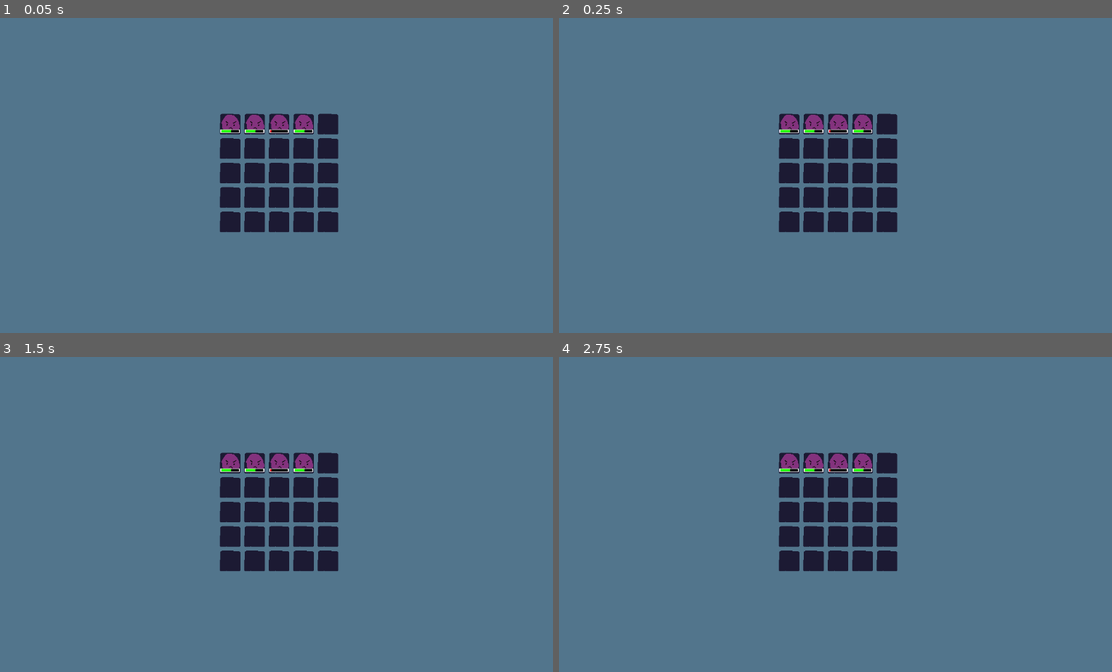
Above: before the commit, frames 1-4 (two rows, left to right).
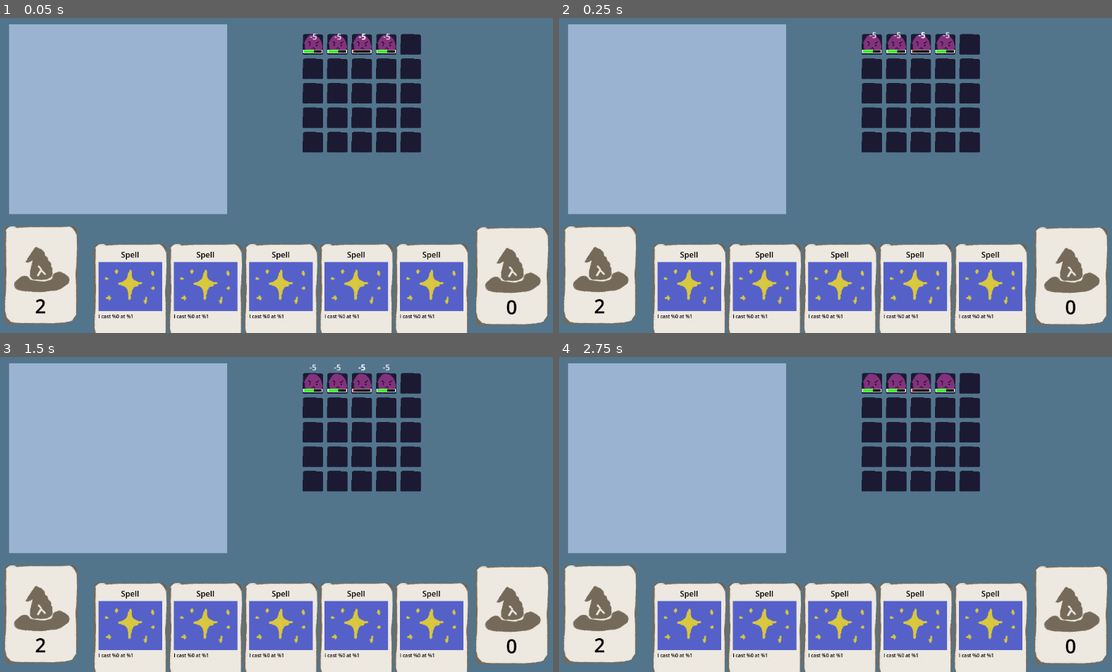
Above: after the commit, the same moments.

Repository: FlyingCheeseDemon/lexomancer
Game: Godot game, scene res://scenes/main.tscn
Two runs of this game, one before a commit and one after it. Both use one fixed random seed, a clock stepped at 60 frames per second and the inputs below.
Inputs:
- Up to frame 1 (0.05 s): no input
- Up to frame 2 (0.25 s): no input
- Up to frame 3 (1.5 s): tap Enter at 1.25 s
- Up to frame 4 (2.75 s): tap Space at 2 s

The runs differ from the first frame. In frame 1, 62% of the frame differs, in the area x 0-100%, y 2-100%; in frame 2, 62%; in frame 3, 62%; in frame 4, 62%.

Commit message:
cards
and starting to work on the deck and hand etc

Diff:
--- a/resources/entities/pink_slime.tres
+++ b/resources/entities/pink_slime.tres
@@ -1,7 +1,7 @@
 [gd_resource type="Resource" script_class="EntityData" format=3 uid="uid://5jhw3bkscfw2"]
 
 [ext_resource type="Script" uid="uid://2rpjogh47frk" path="res://scripts/entity_data.gd" id="1_lm3h7"]
-[ext_resource type="Texture2D" uid="uid://qshc0ddvqh4u" path="res://assets/pink_slime.png" id="2_nb7qo"]
+[ext_resource type="Texture2D" uid="uid://qshc0ddvqh4u" path="res://assets/textures/entities/pink_slime.png" id="2_nb7qo"]
 
 [resource]
 script = ExtResource("1_lm3h7")
--- a/resources/statements/effect_fireball.tres
+++ b/resources/statements/effect_fireball.tres
@@ -1,4 +1,4 @@
-[gd_resource type="Resource" script_class="Statement" format=3 uid="uid://bwhri6ediyf46"]
+[gd_resource type="Resource" script_class="StatementData" format=3 uid="uid://bwhri6ediyf46"]
 
 [ext_resource type="Script" uid="uid://bb7ks18k2laji" path="res://scripts/statement_data.gd" id="1_jhchr"]
 
@@ -7,5 +7,5 @@
 type = 2
 name = "fireball"
 title = "Fireball"
-text = "I cast Fireball!"
+text = "Fireball!"
 metadata/_custom_type_script = "uid://bb7ks18k2laji"
--- a/resources/statements/mod_spell.tres
+++ /dev/null
@@ -1,11 +0,0 @@
-[gd_resource type="Resource" script_class="StatementData" format=3 uid="uid://b5msnipotq6tr"]
-
-[ext_resource type="Script" uid="uid://bb7ks18k2laji" path="res://scripts/statement_data.gd" id="1_sjyo4"]
-
-[resource]
-script = ExtResource("1_sjyo4")
-name = "spell1"
-title = "Lvl 1 Spell"
-text = "I cast [[0]] at [[1]]"
-substatement_types = Array[int]([2, 1])
-metadata/_custom_type_script = "uid://bb7ks18k2laji"
--- /dev/null
+++ b/resources/statements/mod_spell1.tres
@@ -0,0 +1,13 @@
+[gd_resource type="Resource" script_class="StatementData" format=3 uid="uid://b5msnipotq6tr"]
+
+[ext_resource type="Texture2D" uid="uid://ekyttioo3u7r" path="res://assets/textures/cards/spell1.png" id="1_rpmh6"]
+[ext_resource type="Script" uid="uid://bb7ks18k2laji" path="res://scripts/statement_data.gd" id="2_vqy2e"]
+
+[resource]
+script = ExtResource("2_vqy2e")
+name = "spell1"
+title = "Spell"
+artwork = ExtResource("1_rpmh6")
+text = "I cast %0 at %1"
+substatement_types = Array[int]([2, 1])
+metadata/_custom_type_script = "uid://bb7ks18k2laji"
--- a/scenes/battlefield.tscn
+++ b/scenes/battlefield.tscn
@@ -1,6 +1,6 @@
 [gd_scene format=4 uid="uid://cqgw7o6k7o66q"]
 
-[ext_resource type="Texture2D" uid="uid://cs6jgpvkae5rr" path="res://assets/battlefield_tile.png" id="1_5rve1"]
+[ext_resource type="Texture2D" uid="uid://cs6jgpvkae5rr" path="res://assets/textures/battlefield_tile.png" id="1_5rve1"]
 [ext_resource type="Script" uid="uid://dbychyykng0dv" path="res://scripts/battlefield.gd" id="1_d5hba"]
 
 [sub_resource type="TileSetAtlasSource" id="TileSetAtlasSource_d5hba"]
--- /dev/null
+++ b/scenes/card.tscn
@@ -0,0 +1,51 @@
+[gd_scene format=3 uid="uid://vtlirlrp3rwx"]
+
+[ext_resource type="Texture2D" uid="uid://b7fxmeul585co" path="res://assets/textures/card_front.png" id="1_6u4wf"]
+[ext_resource type="Script" uid="uid://c81ukx5n81oe8" path="res://scripts/card.gd" id="2_6u4wf"]
+
+[sub_resource type="PlaceholderTexture2D" id="PlaceholderTexture2D_ordsf"]
+size = Vector2(130, 100)
+
+[node name="CenterContainer" type="CenterContainer" unique_id=532502749]
+offset_right = 40.0
+offset_bottom = 40.0
+script = ExtResource("2_6u4wf")
+
+[node name="Card" type="TextureRect" parent="." unique_id=502483117]
+layout_mode = 2
+texture = ExtResource("1_6u4wf")
+
+[node name="MarginContainer" type="MarginContainer" parent="Card" unique_id=1248704887]
+layout_mode = 1
+anchors_preset = 15
+anchor_right = 1.0
+anchor_bottom = 1.0
+grow_horizontal = 2
+grow_vertical = 2
+theme_override_constants/margin_left = 10
+theme_override_constants/margin_top = 10
+theme_override_constants/margin_right = 10
+theme_override_constants/margin_bottom = 10
+
+[node name="VBoxContainer" type="VBoxContainer" parent="Card/MarginContainer" unique_id=729093460]
+layout_mode = 2
+
+[node name="Label" type="Label" parent="Card/MarginContainer/VBoxContainer" unique_id=1457667270]
+layout_mode = 2
+theme_override_colors/font_color = Color(0, 0, 0, 1)
+text = "CARD NAME"
+horizontal_alignment = 1
+
+[node name="TextureRect" type="TextureRect" parent="Card/MarginContainer/VBoxContainer" unique_id=895275771]
+layout_mode = 2
+texture = SubResource("PlaceholderTexture2D_ordsf")
+
+[node name="RichTextLabel" type="Label" parent="Card/MarginContainer/VBoxContainer" unique_id=202758346]
+custom_minimum_size = Vector2(130, 0)
+custom_maximum_size = Vector2(130, -1)
+layout_mode = 2
+size_flags_vertical = 3
+theme_override_colors/font_color = Color(0, 0, 0, 1)
+theme_override_font_sizes/font_size = 10
+text = "Lorem ipsum dolor sit amet"
+autowrap_mode = 2
--- /dev/null
+++ b/scenes/card_areas.tscn
@@ -0,0 +1,81 @@
+[gd_scene format=3 uid="uid://c3mrkgdfskaen"]
+
+[ext_resource type="Script" uid="uid://lvehmd4pbisu" path="res://scripts/hand.gd" id="1_h87tf"]
+[ext_resource type="Script" uid="uid://ben6rs8o427rg" path="res://scripts/card_areas.gd" id="1_hhpnw"]
+[ext_resource type="PackedScene" uid="uid://b4nnkfvvchgv0" path="res://scenes/statement_manager.tscn" id="2_v8m38"]
+[ext_resource type="Texture2D" uid="uid://dyrwbfgmee37o" path="res://assets/textures/card_back.png" id="3_ug4go"]
+[ext_resource type="Script" uid="uid://dcn44ex6xaejy" path="res://scripts/deck.gd" id="4_lttgl"]
+[ext_resource type="Script" uid="uid://caob5qcnhdb83" path="res://scripts/discard.gd" id="5_i61ut"]
+
+[node name="CardAreas" type="CanvasLayer" unique_id=1683924763]
+script = ExtResource("1_hhpnw")
+
+[node name="StatementManager" parent="." unique_id=1310315968 instance=ExtResource("2_v8m38")]
+
+[node name="Hand" type="HBoxContainer" parent="." unique_id=1281874753]
+offset_left = 200.0
+offset_top = 466.0
+offset_right = 943.0
+offset_bottom = 647.0
+alignment = 1
+script = ExtResource("1_h87tf")
+
+[node name="Deck" type="TextureRect" parent="." unique_id=1590469026]
+offset_left = 17.0
+offset_top = 430.0
+offset_right = 167.0
+offset_bottom = 630.0
+texture = ExtResource("3_ug4go")
+stretch_mode = 3
+script = ExtResource("4_lttgl")
+
+[node name="MarginContainer" type="MarginContainer" parent="Deck" unique_id=794930178]
+layout_mode = 1
+anchors_preset = 15
+anchor_right = 1.0
+anchor_bottom = 1.0
+grow_horizontal = 2
+grow_vertical = 2
+theme_override_constants/margin_top = 10
+theme_override_constants/margin_bottom = 10
+
+[node name="Label" type="Label" parent="Deck/MarginContainer" unique_id=2022066444]
+layout_mode = 2
+size_flags_vertical = 8
+theme_override_colors/font_color = Color(0, 0, 0, 1)
+theme_override_font_sizes/font_size = 40
+text = "10"
+horizontal_alignment = 1
+
+[node name="Discard" type="TextureRect" parent="." unique_id=918038921]
+offset_left = 980.0
+offset_top = 432.0
+offset_right = 1130.0
+offset_bottom = 632.0
+texture = ExtResource("3_ug4go")
+script = ExtResource("5_i61ut")
+
+[node name="MarginContainer" type="MarginContainer" parent="Discard" unique_id=1188751569]
+layout_mode = 1
+anchors_preset = 15
+anchor_right = 1.0
+anchor_bottom = 1.0
+grow_horizontal = 2
+grow_vertical = 2
+theme_override_constants/margin_top = 10
+theme_override_constants/margin_bottom = 10
+
+[node name="Label" type="Label" parent="Discard/MarginContainer" unique_id=895785692]
+layout_mode = 2
+size_flags_vertical = 8
+theme_override_colors/font_color = Color(0, 0, 0, 1)
+theme_override_font_sizes/font_size = 40
+text = "10"
+horizontal_alignment = 1
+
+[node name="TextureRect" type="ColorRect" parent="." unique_id=639822152]
+offset_left = 27.0
+offset_top = 17.0
+offset_right = 473.0
+offset_bottom = 405.0
+color = Color(0.60400695, 0.70245564, 0.8153076, 1)
--- a/scenes/caster.tscn
+++ /dev/null
@@ -1,7 +0,0 @@
-[gd_scene load_steps=2 format=3 uid="uid://dvs8yeavmjf48"]
-
-[ext_resource type="Script" uid="uid://brabg3itdxf03" path="res://scripts/caster.gd" id="1_h5sgl"]
-
-[node name="Caster" type="Node"]
-script = ExtResource("1_h5sgl")
-metadata/_custom_type_script = "uid://brabg3itdxf03"
--- a/scenes/entity.tscn
+++ b/scenes/entity.tscn
@@ -1,7 +1,7 @@
 [gd_scene format=3 uid="uid://co55gbeiru46m"]
 
 [ext_resource type="Script" uid="uid://bojio3f54hv4n" path="res://scripts/entity.gd" id="1_gr72c"]
-[ext_resource type="Texture2D" uid="uid://cs6jgpvkae5rr" path="res://assets/battlefield_tile.png" id="1_m0cyi"]
+[ext_resource type="Texture2D" uid="uid://cs6jgpvkae5rr" path="res://assets/textures/battlefield_tile.png" id="1_m0cyi"]
 [ext_resource type="PackedScene" uid="uid://cognekn5nmfvh" path="res://scenes/health_bar.tscn" id="2_m0cyi"]
 
 [node name="Node2D" type="Sprite2D" unique_id=51409378]
--- a/scenes/game.tscn
+++ b/scenes/game.tscn
@@ -1,6 +1,6 @@
 [gd_scene format=3 uid="uid://b0c5ckvsdyg6g"]
 
-[ext_resource type="Script" uid="uid://btvmd6wi06kp0" path="res://scenes/game.gd" id="1_uwrxv"]
+[ext_resource type="Script" uid="uid://btvmd6wi06kp0" path="res://scripts/game.gd" id="1_uwrxv"]
 [ext_resource type="PackedScene" uid="uid://cqgw7o6k7o66q" path="res://scenes/battlefield.tscn" id="2_yqjtg"]
 
 [node name="Game" type="Node2D" unique_id=966945714]
@@ -12,4 +12,4 @@
 color = Color(0.32143465, 0.45916796, 0.5483141, 1)
 
 [node name="Battlefield" parent="." unique_id=1629556424 instance=ExtResource("2_yqjtg")]
-position = Vector2(454, 196)
+position = Vector2(623, 33)
--- a/scenes/lexicon.tscn
+++ /dev/null
@@ -1,7 +0,0 @@
-[gd_scene load_steps=2 format=3 uid="uid://b6vhd0weljnrb"]
-
-[ext_resource type="Script" uid="uid://fmr4m22qvhbq" path="res://scripts/lexicon.gd" id="1_pb84f"]
-
-[node name="Lexicon" type="Node"]
-script = ExtResource("1_pb84f")
-metadata/_custom_type_script = "uid://fmr4m22qvhbq"
--- a/scenes/main.tscn
+++ b/scenes/main.tscn
@@ -4,6 +4,7 @@
 [ext_resource type="PackedScene" uid="uid://ciurbk0imxjq8" path="res://scenes/entity_manager.tscn" id="2_jyhfs"]
 [ext_resource type="PackedScene" uid="uid://b4nnkfvvchgv0" path="res://scenes/statement_manager.tscn" id="2_sugp2"]
 [ext_resource type="PackedScene" uid="uid://b0c5ckvsdyg6g" path="res://scenes/game.tscn" id="3_sugp2"]
+[ext_resource type="PackedScene" uid="uid://c3mrkgdfskaen" path="res://scenes/card_areas.tscn" id="5_tbgi4"]
 
 [node name="main" type="Node" unique_id=879389967]
 script = ExtResource("1_0wfyh")
@@ -15,3 +16,5 @@
 [node name="GameField" type="CanvasLayer" parent="." unique_id=1961563478]
 
 [node name="Game" parent="GameField" unique_id=966945714 instance=ExtResource("3_sugp2")]
+
+[node name="CardAreas" parent="." unique_id=1683924763 instance=ExtResource("5_tbgi4")]
--- /dev/null
+++ b/scenes/number_particle.tscn
@@ -0,0 +1,39 @@
+[gd_scene format=3 uid="uid://dvjg0tts0r0u1"]
+
+[ext_resource type="Script" uid="uid://c5aqq2ur8t44n" path="res://scripts/number_particle.gd" id="1_4chcl"]
+
+[sub_resource type="Curve2D" id="Curve2D_4chcl"]
+_data = {
+"points": PackedVector2Array(0, 0, 0, 0, -14, 9, 0, 0, 0, 0, -11, 0, 0, 0, 0, 0, -18, -3, 0, 0, 0, 0, -11, -15)
+}
+point_count = 4
+
+[node name="NumberParticle" type="Node2D" unique_id=2057835656]
+script = ExtResource("1_4chcl")
+
+[node name="Path2D" type="Path2D" parent="." unique_id=464369608]
+position = Vector2(15, -23)
+curve = SubResource("Curve2D_4chcl")
+
+[node name="NumberLabelContainer" type="PathFollow2D" parent="Path2D" unique_id=1615607099]
+position = Vector2(-14, 9)
+rotation = -1.5707964
+rotates = false
+loop = false
+
+[node name="NumberLabel" type="Label" parent="Path2D/NumberLabelContainer" unique_id=472896779]
+anchors_preset = 8
+anchor_left = 0.5
+anchor_top = 0.5
+anchor_right = 0.5
+anchor_bottom = 0.5
+offset_left = 13.0
+offset_top = -8.999999
+offset_right = 32.0
+offset_bottom = 14.000001
+grow_horizontal = 2
+grow_vertical = 2
+rotation = 1.5707964
+text = "10"
+horizontal_alignment = 1
+vertical_alignment = 1
--- /dev/null
+++ b/scenes/statement_block.tscn
@@ -0,0 +1,11 @@
+[gd_scene format=3 uid="uid://c0by51sty1a8c"]
+
+[ext_resource type="Script" uid="uid://by300s47rnr3u" path="res://scripts/statement_block.gd" id="1_jg8uj"]
+
+[node name="StatementBlock" type="HFlowContainer" unique_id=1812121764]
+anchors_preset = 15
+anchor_right = 1.0
+anchor_bottom = 1.0
+grow_horizontal = 2
+grow_vertical = 2
+script = ExtResource("1_jg8uj")
--- /dev/null
+++ b/scripts/card.gd
@@ -0,0 +1,24 @@
+extends CenterContainer
+
+class_name Card
+
+const scene = "res://scenes/card.tscn"
+
+var statement_node:Statement
+
+@onready var texture_container:TextureRect = $Card/MarginContainer/VBoxContainer/TextureRect
+@onready var title_label:Label = $Card/MarginContainer/VBoxContainer/Label
+@onready var body_label:Label = $Card/MarginContainer/VBoxContainer/RichTextLabel
+
+static func constructor(statement:Statement) -> Card:
+	var self_scene = load(scene)
+	var obj = self_scene.instantiate()
+	obj.statement_node = statement
+	return obj
+
+func _ready() -> void:
+	var texture = statement_node.data.artwork
+	if texture: # and if not it remains the placeholder texture
+		self.texture_container.texture = texture
+	self.title_label.text = self.statement_node.data.title
+	self.body_label.text = self.statement_node.data.text
--- /dev/null
+++ b/scripts/card_areas.gd
@@ -0,0 +1,19 @@
+extends CanvasLayer
+
+@onready var hand:Hand = $Hand
+@onready var deck:CardPile = $Deck
+@onready var discard:CardPile = $Discard
+
+@onready var statement_manager:StatementManager = $StatementManager
+
+func _ready() -> void:
+	var fireball:Statement
+	var new_card:Card
+	for i in range(7):
+		fireball = statement_manager.get_statement_by_name("spell1")
+		new_card = Card.constructor(fireball)
+		deck.add_top_deck(new_card)
+
+	for i in range(5):
+		var drawn_card = deck.draw()
+		hand.add_card(drawn_card)
--- /dev/null
+++ b/scripts/card_pile.gd
@@ -0,0 +1,27 @@
+extends Node
+class_name CardPile
+
+var card_list:Array[Card]
+var card_count:int
+
+func add_bottom_deck(card: Card):
+	card_list.push_front(card)
+	update_counter()
+
+func add_top_deck(card: Card):
+	card_list.push_back(card)
+	update_counter()
+
+func get_length() -> int:
+	return card_list.size()
+
+func shuffle() -> void:
+	self.card_list.shuffle()
+
+func draw() -> Card:
+	var card_to_draw:Card = self.card_list.pop_back()
+	update_counter()
+	return card_to_draw
+
+func update_counter() -> void:
+	card_count = self.get_length()
--- a/scripts/caster.gd
+++ /dev/null
@@ -1,27 +0,0 @@
-extends Node
-class_name Caster
-
-# this is mostly temporary. later the scenes are suppsosed to be defined from child classes
-const self_scene = preload("res://scenes/caster.tscn")
-
-var lexicon
-var hand
-
-static func constructor() -> Caster:
-	var obj = self_scene.instantiate()
-	obj.lexicon = []
-	obj.hand = []
-	return obj
-
-func add_card_bottom_deck(token: Token):
-	lexicon.push_front(token)
-
-func add_card_top_deck(token: Token):
-	lexicon.push_back(token)
-
-func draw(n: int) -> void:
-	for i in n:
-		if lexicon.size() != 0:
-			hand.push_front(lexicon.pop_back())
-		else:
-			print("deck empty, cannot draw :(")
--- /dev/null
+++ b/scripts/deck.gd
@@ -0,0 +1,10 @@
+extends CardPile
+
+@onready var card_counter:Label = $MarginContainer/Label
+
+func _ready() -> void:
+	update_counter()
+
+func update_counter() -> void:
+	card_count = self.get_length()
+	card_counter.text = str(card_count)
--- /dev/null
+++ b/scripts/discard.gd
@@ -0,0 +1,10 @@
+extends CardPile
+
+@onready var card_counter:Label = $MarginContainer/Label
+
+func _ready() -> void:
+	update_counter()
+
+func update_counter() -> void:
+	card_count = self.get_length()
+	card_counter.text = str(card_count)
--- a/scripts/entity.gd
+++ b/scripts/entity.gd
@@ -37,7 +37,8 @@
 	else:
 		self.current_health = min(self.current_health,self.data.max_health)
 	health_bar.set_health(float(self.current_health)/float(self.data.max_health))
-	print("ouch! " + str(self.current_health) + "/" + str(self.data.max_health))
+	var number_particle = NumberParticle.constructor(difference)
+	self.add_child(number_particle)
 
 func die() -> void:
 	print("I died!")
--- /dev/null
+++ b/scripts/hand.gd
@@ -0,0 +1,12 @@
+extends HBoxContainer
+
+class_name Hand
+
+var max_hand_size = 5
+
+func add_card(card:Card) -> bool:
+	if self.get_child_count() < max_hand_size:
+		self.add_child(card)
+		return true
+	else:
+		return false
--- a/scripts/lexicon.gd
+++ /dev/null
@@ -1,23 +0,0 @@
-extends Node
-class_name Lexicon
-
-const self_scene = preload("res://scenes/lexicon.tscn")
-
-var token_list
-
-static func constructor() -> Lexicon:
-	var obj = self_scene.instantiate()
-	obj.token_list = []
-	return obj
-
-func draw():
-	return token_list.pop_back()
-
-func add_bottom_deck(token: Token):
-	token_list.push_front(token)
-
-func add_top_deck(token: Token):
-	token_list.push_back(token)
-
-func get_length() -> int:
-	return token_list.size()
--- a/scripts/main.gd
+++ b/scripts/main.gd
@@ -4,6 +4,7 @@
 @onready var battlefield = game.battlefield
 @onready var statement_manager:StatementManager = $StatementManager
 @onready var entity_manager:EntityManager = $EntityManager
+@onready var hand:Hand = $CardAreas.hand
 
 func _ready() -> void:
 	var enemy:Entity
--- /dev/null
+++ b/scripts/number_particle.gd
@@ -0,0 +1,25 @@
+extends Node2D
+
+class_name NumberParticle
+
+const scene = "res://scenes/number_particle.tscn"
+var value:int
+var lifetime:float = 2
+
+@onready var number_label:Label = $Path2D/NumberLabelContainer/NumberLabel
+@onready var path_follower:PathFollow2D = $Path2D/NumberLabelContainer
+
+static func constructor(val:int) -> NumberParticle:
+	var self_scene = load(scene)
+	var obj = self_scene.instantiate()
+	obj.value = val
+	return obj
+
+func _ready() -> void:
+	number_label.text = str(self.value)
+
+func _process(delta: float) -> void:
+	path_follower.progress_ratio += delta*0.5
+	lifetime -= delta
+	if lifetime < 0:
+		self.queue_free()
--- a/scripts/statement.gd
+++ b/scripts/statement.gd
@@ -32,7 +32,7 @@
 		self.substatement_pointers[position] = null
 		return temp
 
-func execute(game:Game):
+func execute(game:Game): # the return type for this depends on the type
 	for i in range(len(self.substatement_pointers)):
 		assert(self.substatement_pointers[i],\
 			"STATEMENT ERROR: Missing statement " + str(i) + " in " + self.data.title)
--- /dev/null
+++ b/scripts/statement_block.gd
@@ -0,0 +1,34 @@
+extends HFlowContainer
+
+class_name StatementBlock
+
+const scene = "res://scenes/statement_block.tscn"
+
+var statement_node:Statement
+
+static func constructor(statement:Statement) -> StatementBlock:
+	var self_scene = load(scene)
+	var obj = self_scene.instantiate()
+	obj.statement_node = statement
+	return obj
+
+func _ready() -> void:
+	# generate sub-controls from statment.text
+	var sub_nodes:Array[Control] = generate_subnodes()
+	for sub_node:Control in sub_nodes:
+		self.add_child(sub_node)
+
+func generate_subnodes() -> Array[Control]:
+	var substrings:Array[String] = self.statement_node.data.text.split(" ")
+	var node_array:Array[Control] = []
+	var new_node:Control
+	for substring:String in substrings:
+		if substring[0] == "%":
+			# the subnode is a container where we can drop in another one.
+			# to do: make a scene which has all the necessary plumbing
+			new_node = TextureRect.new()
+		else:
+			new_node = Label.new()
+			new_node.text = substring
+		node_array.append(new_node)
+	return node_array
--- a/scripts/statement_data.gd
+++ b/scripts/statement_data.gd
@@ -4,6 +4,7 @@
 @export var type:ENUMS.ST_TYPES
 @export var name:String
 @export var title:String
+@export var artwork:Texture2D
 
 @export var text:String
 
Renamed: assets/battlefield_tile.png -> assets/textures/battlefield_tile.png
Not shown, added: assets/textures/battlefield_tile.png.import
Binary file added: assets/textures/card_back.png
Not shown, changed: assets/textures/card_back.png.import
Binary file added: assets/textures/card_front.png
Not shown, added: assets/textures/card_front.png.import
Binary file added: assets/textures/cards/spell1.png
Not shown, changed: assets/textures/cards/spell1.png.import
Renamed: assets/pink_slime.png -> assets/textures/entities/pink_slime.png
Not shown, added: assets/textures/entities/pink_slime.png.import
Not shown, added: scripts/card.gd.uid
Not shown, added: scripts/card_areas.gd.uid
(and 11 more such lines)
